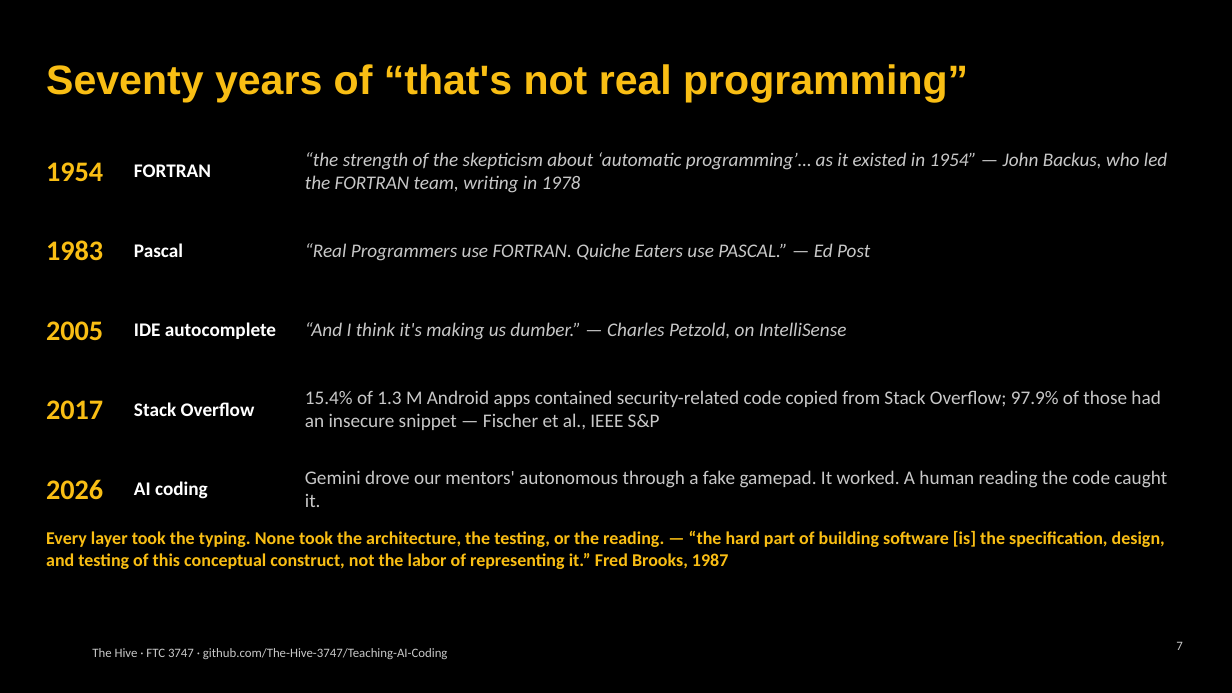
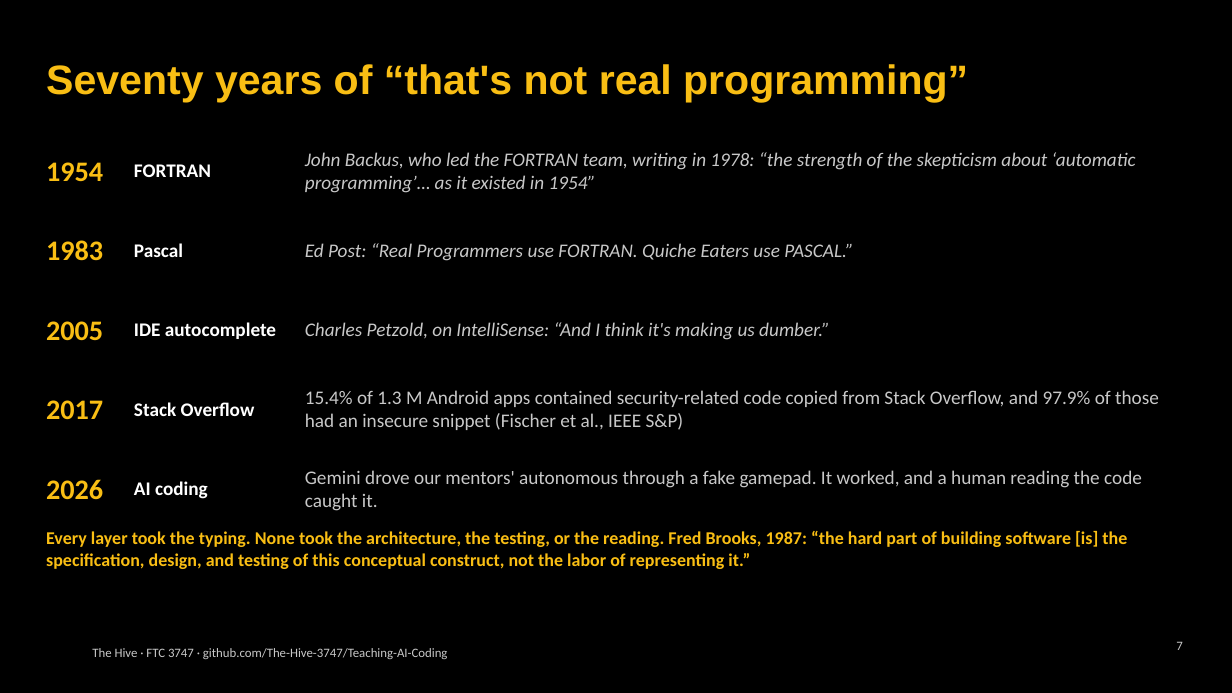
Before and after one commit to The-Hive-3747/Teaching-AI-Coding, a slide deck: slide 7 of slides/kickoff.pptx. Drawn at 1232x693 pixels with LibreOffice and Linux fonts; fonts in the diff are those of the drawing; background and template pictures are left out. Boxes give left, top, right and bottom in pixels: in the first picture for what was removed or moved away, otherwise in the second. Text is boxed around its words. In the diff, an @@ line names an element or a change of style, - is before the commit and + after.

```diff
--- a/slides/kickoff.pptx
+++ b/slides/kickoff.pptx
@@ text at (305, 152, 1136, 193): text changed @@
-“the strength of the skepticism about ‘automatic programming’… as it existed in 1954” — John Backus, who led the FORTRAN team, writing in 1978
+John Backus, who led the FORTRAN team, writing in 1978: “the strength of the skepticism about ‘automatic programming’… as it existed in 1954”
@@ text at (305, 243, 853, 261): text changed @@
-“Real Programmers use FORTRAN. Quiche Eaters use PASCAL.” — Ed Post
+Ed Post: “Real Programmers use FORTRAN. Quiche Eaters use PASCAL.”
@@ text at (305, 322, 830, 340): text changed @@
-“And I think it's making us dumber.” — Charles Petzold, on IntelliSense
+Charles Petzold, on IntelliSense: “And I think it's making us dumber.”
@@ text at (305, 390, 1159, 430): text changed @@
-15.4% of 1.3 M Android apps contained security-related code copied from Stack Overflow; 97.9% of those had an insecure snippet — Fischer et al., IEEE S&P
+15.4% of 1.3 M Android apps contained security-related code copied from Stack Overflow, and 97.9% of those had an insecure snippet (Fischer et al., IEEE S&P)
@@ text at (305, 470, 1142, 511): text changed @@
-Gemini drove our mentors' autonomous through a fake gamepad. It worked. A human reading the code caught it.
+Gemini drove our mentors' autonomous through a fake gamepad. It worked, and a human reading the code caught it.
@@ text at (46, 531, 1127, 569): text changed @@
-Every layer took the typing. None took the architecture, the testing, or the reading. — “the hard part of building software [is] the specification, design, and testing of this conceptual construct, not the labor of representing it.” Fred Brooks, 1987
+Every layer took the typing. None took the architecture, the testing, or the reading. Fred Brooks, 1987: “the hard part of building software [is] the specification, design, and testing of this conceptual construct, not the labor of representing it.”
```
Also in this commit, not shown: 18 other slides changed, 43 other files.
